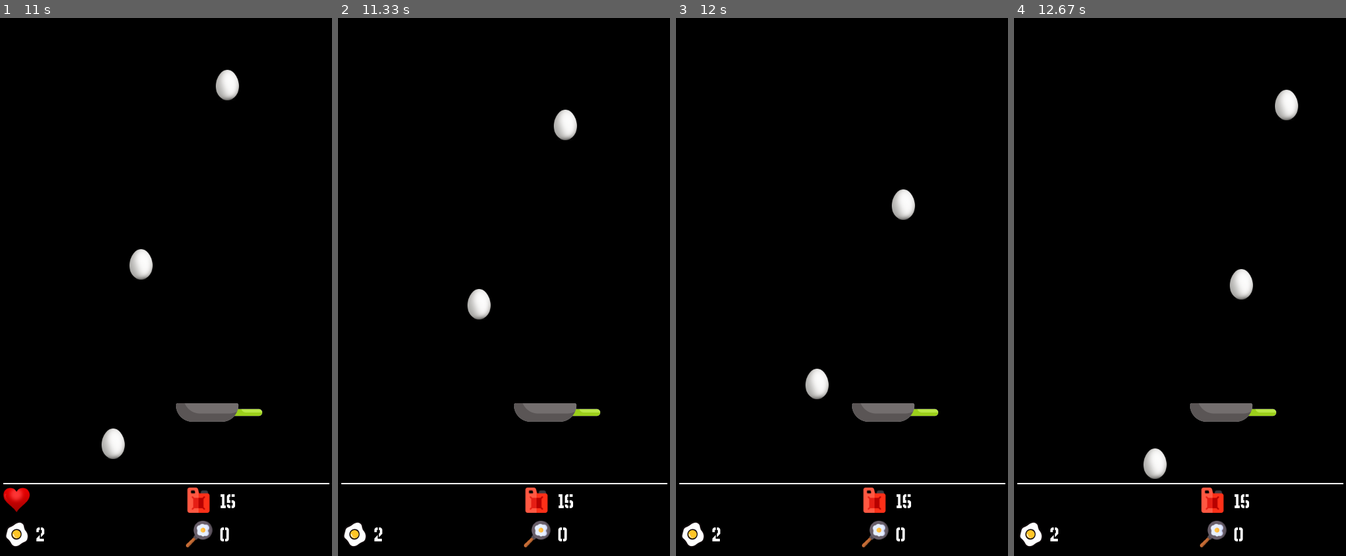
Above: before the commit, frames 1-4 (left to right).
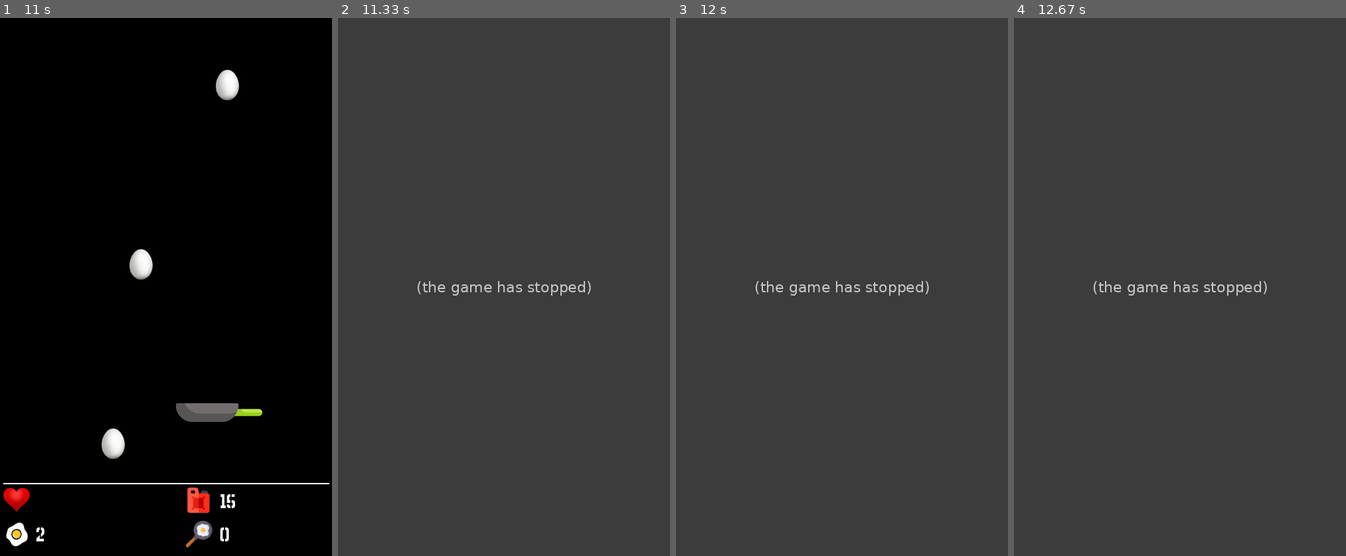
Above: after the commit, the same moments.

Repository: SOURobot/PyGame
Game: pygame game, started from egg_fall.py
Same seed, same stepped clock (60 frames per second), same inputs: the game is played once before the commit and once after it.
Inputs:
- Up to frame 1 (11 s): hold D 0.33-0.97 s; hold S 1-1.37 s; hold A 1.4-1.87 s; hold D 1.9-2.37 s; hold D 2.4-2.87 s; hold A 2.9-3.43 s; hold S 3.47-3.77 s; hold A 3.8-4.2 s; hold D 4.23-4.87 s; hold S 4.9-5.27 s; hold A 5.3-5.77 s; hold D 5.8-6.27 s; hold D 6.3-6.77 s; hold A 6.8-7.33 s; hold S 7.37-7.67 s; hold A 7.7-8.1 s; hold D 8.13-8.77 s; hold S 8.8-9.17 s; hold A 9.2-9.67 s; hold D 9.7-10.17 s; hold D 10.2-10.67 s
- Up to frame 2 (11.33 s): no input
- Up to frame 3 (12 s): no input
- Up to frame 4 (12.67 s): no input

Frame 1 is identical in both runs. In frame 2, 100% of the frame differs, in the area x 0-100%, y 0-100%; in frame 3, 100%; in frame 4, 100%.
After the commit the program exited at 11.2 s; later frames show no game.

Commit message:
Deleted bags

Diff:
--- a/egg_fall.py
+++ b/egg_fall.py
@@ -61,12 +61,12 @@
         self.rect = self.rect.move(0, speed)
         if pygame.sprite.collide_mask(self, pan):
             global pan_score
-            catch()
+            # catch()
             self.kill()
             pan_score += 1
         elif self.rect.top > 655:
             global health
-            miss()
+            # miss()
             self.kill()
             health -= 1
 
@@ -83,7 +83,7 @@
 
     def burn(self):
         global score, pan_score, left_fuel
-        fire()
+        # fire()
         left_fuel = max(0, left_fuel - 1)
         if left_fuel != 0:
             score += pan_score
@@ -107,17 +107,14 @@
 
 def draw_info():
     draw_text(score, [53, height - 50])
-    draw_text(pan_score, [330, height - 50])
+    flag = False
+    if pan_score == 4:
+        flag = True
+    draw_text(pan_score, [330, height - 50], flag)
     flag = False
     if left_fuel <= 5:
         flag = True
     draw_text(left_fuel, [330, 710], flag)
-    # text = font.render(str(score), True, (255, 255, 255))
-    # screen.blit(text, [53, height - 57])
-    # text = font.render(str(pan_score), True, (255, 255, 255))
-    # screen.blit(text, [330, height - 53])
-    # text = font.render(str(left_fuel), True, (255, 255, 255))
-    # screen.blit(text, [330, 707])
 
     screen.blit(p_s_im, (280, height - 53))
     screen.blit(s_im, (3, height - 57))
@@ -150,14 +147,18 @@
 #     eggs.add(e)
 
 
-# main_theme()
+main_theme()
 last_tick = 0
 running = True
 while running:
     clock.tick(30)
     all_sprites.update()
+
+    if health <= 0 or pan_score > 4:
+        running = False
+
     for event in pygame.event.get():
-        if event.type == pygame.QUIT or health == 0 or pan_score > 4:
+        if event.type == pygame.QUIT:
             running = False
         if event.type == pygame.KEYDOWN:
             pan.update(event)
